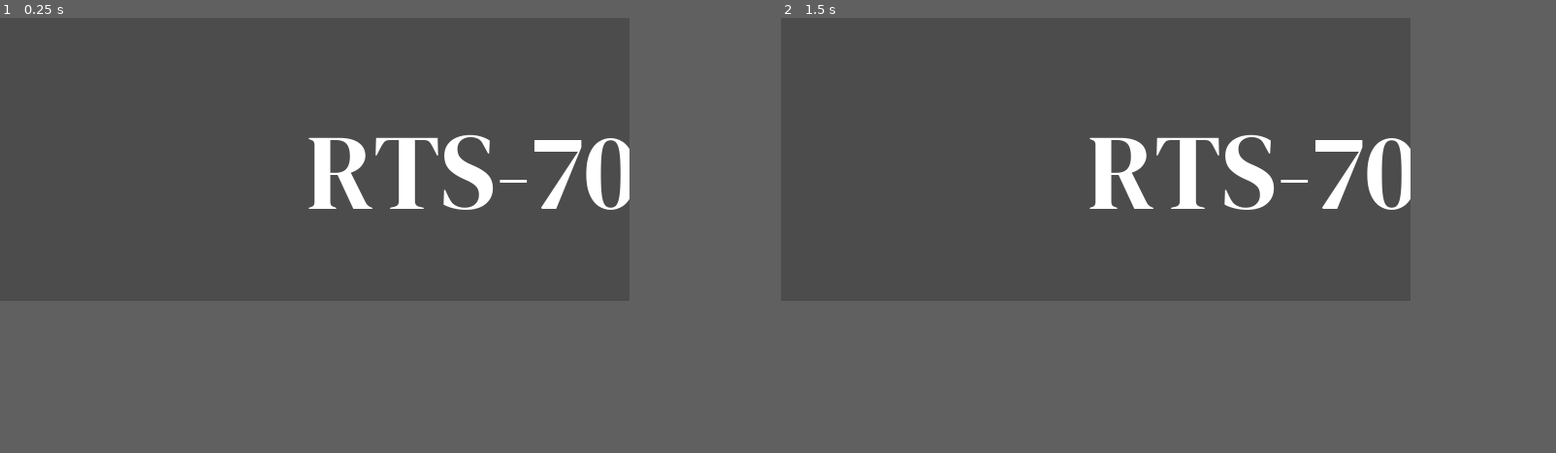
Above: before the commit, frames 1-2 (left to right).
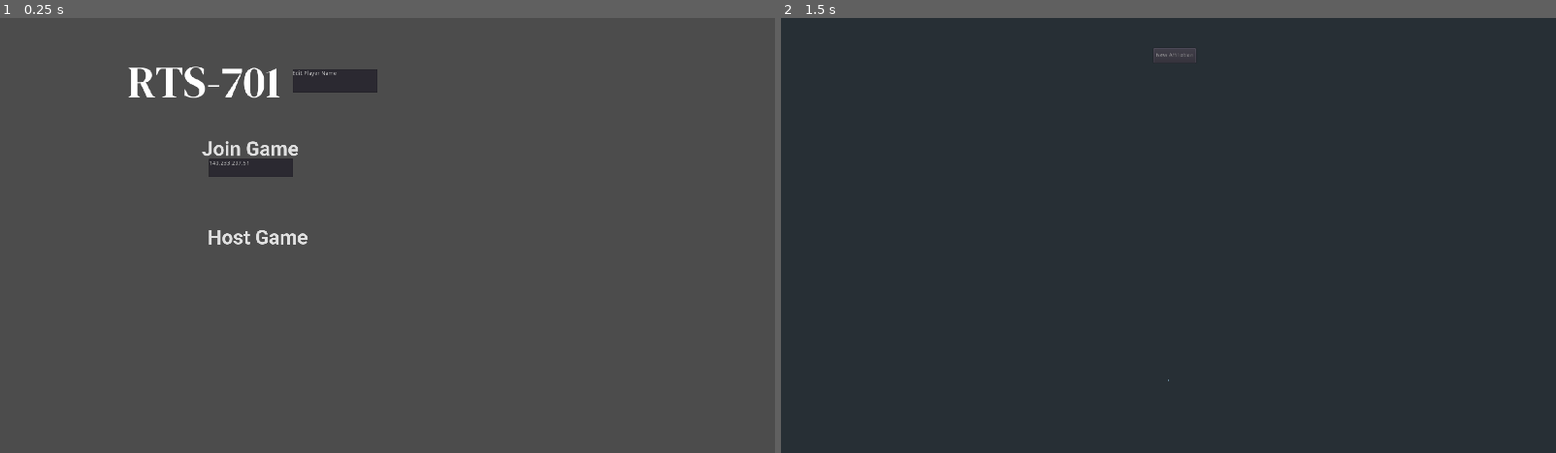
Above: after the commit, the same moments.

Repository: HansGoudey/rts-701
Game: Godot game, scene res://Main.tscn
Same seed, same stepped clock (60 frames per second), same inputs: the game is played once before the commit and once after it.
Inputs (mouse positions are in pixels of both pictures, inside the frame that each line leads up to):
- Up to frame 1 (0.25 s): no input
- Up to frame 2 (1.5 s): tap Enter at 0.5 s; move the mouse to (1230, 144) at 0.52 s; hold S (camera_backward) 0.53-1.25 s; click (1230, 144) at 0.67 s; click (990, 161) at 1.25 s, where only the run after the commit has a clickable "Host Game"
In our replay, the window is 649x292 before the commit and 799x449 after it. These sizes can differ from the game's own. Grey fills any space a smaller window leaves; there, only what the larger window draws over its background counts as a difference.

The runs differ from the first frame. In frame 1, 4.4% of the frame differs, in the area x 16-82%, y 11-53%; in frame 2, 53%, in the area x 0-82%, y 0-84%.

Commit message:
Networked adding of resources

Diff:
--- a/RTS-701-Project/Game.gd
+++ b/RTS-701-Project/Game.gd
@@ -6,5 +6,4 @@
 	add_child(map_scene.instance())
 
 func start_game():
-	# Affilations were passed into the member variable, add them as children
-	var main:Main = get_parent()
+	pass
--- a/RTS-701-Project/Map/Map.gd
+++ b/RTS-701-Project/Map/Map.gd
@@ -1,10 +1,14 @@
 extends Spatial
 
+# Navigation Node (For intersecting with terrain)
 var navigation:Navigation = null
 var navmesh_id:int = 0
 
-var num_of_resources: int = 10
-var rng = RandomNumberGenerator.new()
+# Resource Generation
+const MAX_MAP_HEIGHT:float = 1000.0 # For intersections with terrain
+enum {RESOURCE0 = 0, RESOURCE1 = 1, RESOURCE2 = 2}
+var num_of_resources:int = 10
+var rng:RandomNumberGenerator
 
 func _ready():
 	# Add the terrain
@@ -22,17 +26,32 @@
 
 	navmesh_id = navigation.navmesh_add(navigation_mesh, Transform.IDENTITY)
 	navigation_mesh_instance.set_enabled(true)
-	navigation.add_child(navigation_mesh_instance)
+	navigation.add_child(navigation_mesh_instance) # TODO: Reuse this for all units too (Don't have two)
 
-	randomly_place_resources()
+	if get_tree().is_network_server(): # The server should find the random locations
+		rng = RandomNumberGenerator.new()
+		randomly_place_resources()
+
+# Adds the resource of the specified type with a consistent name across peers
+func rpc_add_resource(type:int, x:float, z:float) -> void:
+	var position:Vector3 = navigation.get_closest_point_to_segment(Vector3(x, 0, z), Vector3(x, MAX_MAP_HEIGHT, z))
+	var new_resource_name:String = add_resource(type, position).get_name()
+	rpc("add_resource", type, position, new_resource_name)
+
+remote func add_resource(type:int, position:Vector3, name:String = ""): # Return would be typed but cyclic dependency error
+	var resource_scene = preload("res://Resources/Resource.tscn")
+	var resource_node = resource_scene.instance()
+	resource_node.load_resource(type)
+	resource_node.translate(position)
+	if name != "":
+		resource_node.set_name(name)
+	add_child(resource_node, true)
+
+	return resource_node
 
 func randomly_place_resources():
 	var navigation_node:Navigation = get_node("/root/Main/Game/Map/Navigation")
 	for i in range(num_of_resources):
 		var x = rng.randi_range(-45, 45)
 		var z = rng.randi_range(-45, 45)
-		var location = navigation_node.get_closest_point_to_segment(Vector3(x,0,z), Vector3(x, 1000, z))
-		var resource_scene = load("res://Resources/ResourceBasic.tscn")
-		var resource_node = resource_scene.instance()
-		resource_node.translate(location)
-		add_child(resource_node)
+		rpc_add_resource(RESOURCE1, x, z)
--- a/RTS-701-Project/Resources/ResourceBasic.gd
+++ /dev/null
@@ -1,15 +0,0 @@
-extends Spatial
-
-class_name ResourceBasic
-
-# Declare member variables here. Examples:
-# var a = 2
-# var b = "text"
-
-# Called when the node enters the scene tree for the first time.
-func _ready():
-	pass
-
-# Called every frame. 'delta' is the elapsed time since the previous frame.
-#func _process(delta):
-#	pass
--- a/RTS-701-Project/Resources/ResourceBasic.tscn
+++ /dev/null
@@ -1,13 +0,0 @@
-[gd_scene load_steps=3 format=2]
-
-[ext_resource path="res://Resources/ResourceBasic.gd" type="Script" id=1]
-
-[sub_resource type="CylinderMesh" id=1]
-top_radius = 0.001
-height = 7.0
-
-[node name="ResourceBasic" type="Spatial"]
-script = ExtResource( 1 )
-
-[node name="CSGMesh" type="CSGMesh" parent="."]
-mesh = SubResource( 1 )
--- a/RTS-701-Project/project.godot
+++ b/RTS-701-Project/project.godot
@@ -29,6 +29,11 @@
 "language": "GDScript",
 "path": "res://Main.gd"
 }, {
+"base": "Spatial",
+"class": "MapResource",
+"language": "GDScript",
+"path": "res://Resources/Resource.gd"
+}, {
 "base": "Node",
 "class": "Order",
 "language": "GDScript",
@@ -44,11 +49,6 @@
 "language": "GDScript",
 "path": "res://Projectile.gd"
 }, {
-"base": "Spatial",
-"class": "ResourceBasic",
-"language": "GDScript",
-"path": "res://Resources/ResourceBasic.gd"
-}, {
 "base": "Entity",
 "class": "Unit",
 "language": "GDScript",
@@ -59,10 +59,10 @@
 "Building": "",
 "Entity": "",
 "Main": "",
+"MapResource": "",
 "Order": "",
 "Player": "",
 "Projectile": "",
-"ResourceBasic": "",
 "Unit": ""
 }
 
@@ -74,8 +74,8 @@
 
 [display]
 
-window/size/width=649
-window/size/height=292
+window/size/width=1920
+window/size/height=1080
 
 [input]
 
